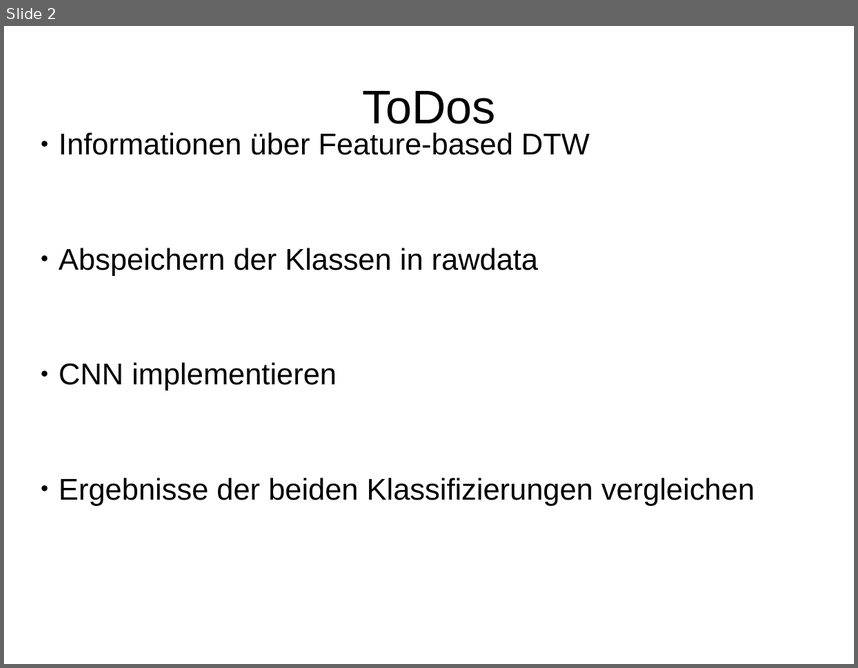
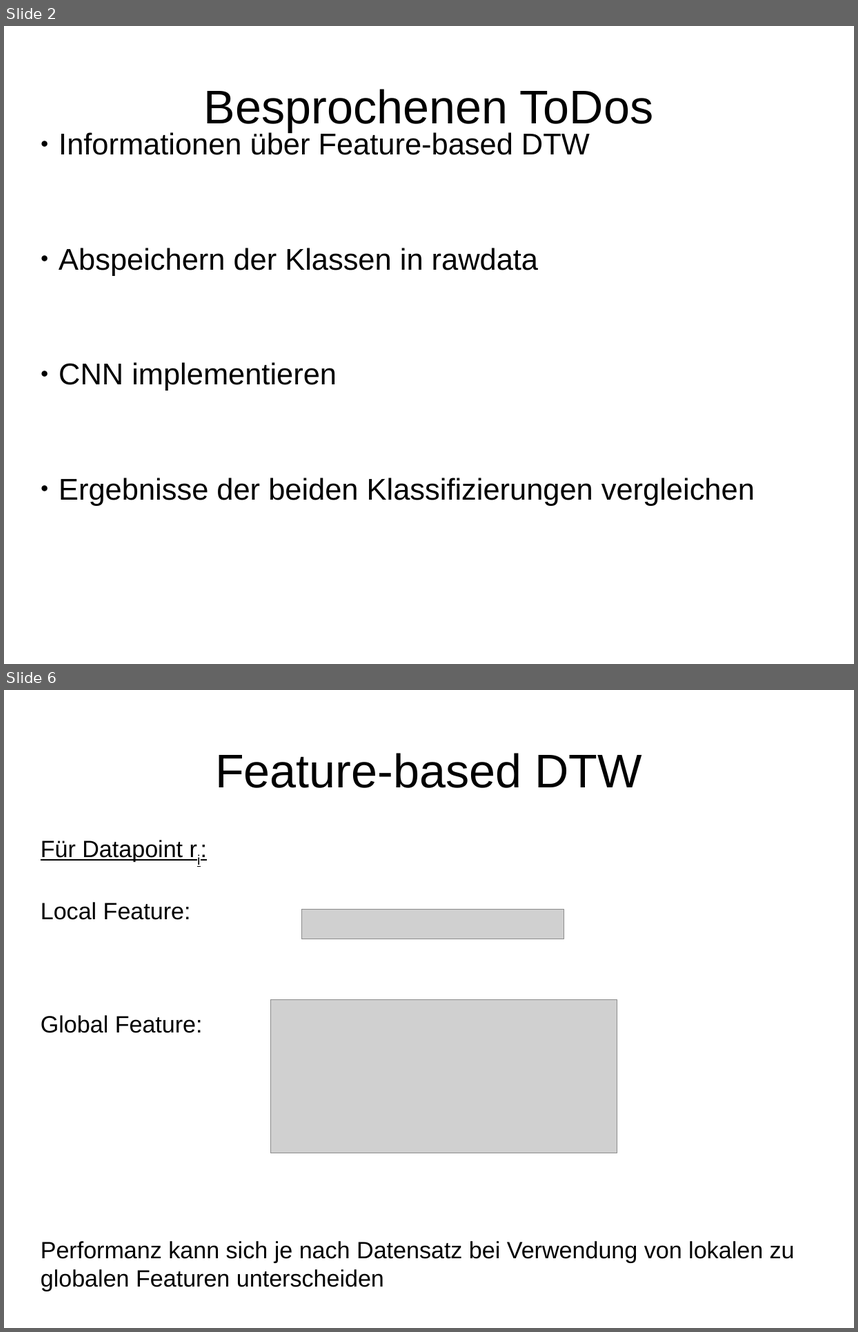
Before and after one commit to HannahSyrek/MTAnalysisOfCGMCurves, a slide deck: presentations/presentation_21_03_18.odp. Shown one above the other, each under a label of ours: slide 2 before the commit, slides 2 and 6 after it; the slides between them are not shown. The pictures are 858x668 and 858x1332 pixels, drawn with LibreOffice and Linux fonts; fonts in the diff are those of the drawing; grey boxes stand for pictures. Boxes give left, top, right and bottom in pixels: in the first picture for what was removed or moved away, otherwise in the second. Text is boxed around its words. In the diff, an @@ line names an element or a change of style, - is before the commit and + after.

Commit message:
added featurebased DTW

```diff
--- a/presentations/presentation_21_03_18.odp
+++ b/presentations/presentation_21_03_18.odp
@@ slide 6 added at [4,690,854,1328], background #FFFFFF @@
@@ title added at [215,753,642,788], 44 pt, text #000000 @@
+Feature-based DTW
@@ subtitle added at [41,840,795,1291], 22 pt, text #000000 @@
+Für Datapoint ri:
+Local Feature:
+Global Feature:
+Performanz kann sich je nach Datensatz bei Verwendung von lokalen zu globalen Featuren unterscheiden
@@ picture added at [302,909,564,939] @@
@@ picture added at [271,1000,617,1153] @@
@@ slide 2 changed as well @@
@@ title at [204,89,654,132]: text changed @@
-ToDos
+Besprochenen ToDos
```
Also in this commit, not shown: 2 other slides changed, 5 other slides added, 3 slides removed, 13 other files.
